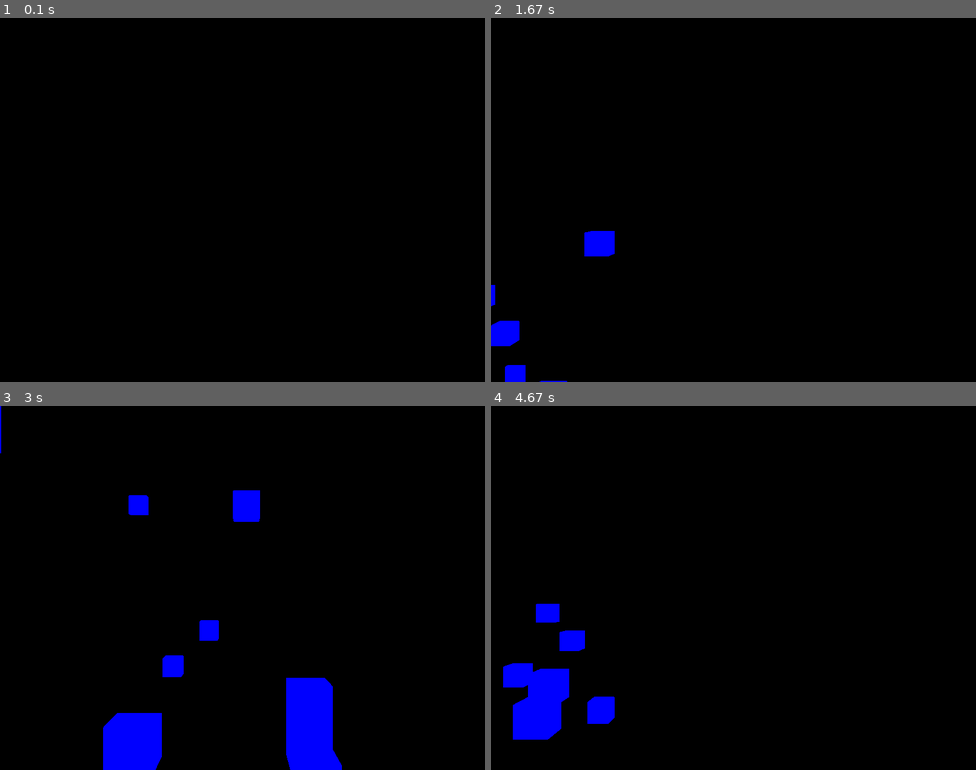
Above: before the commit, frames 1-4 (two rows, left to right).
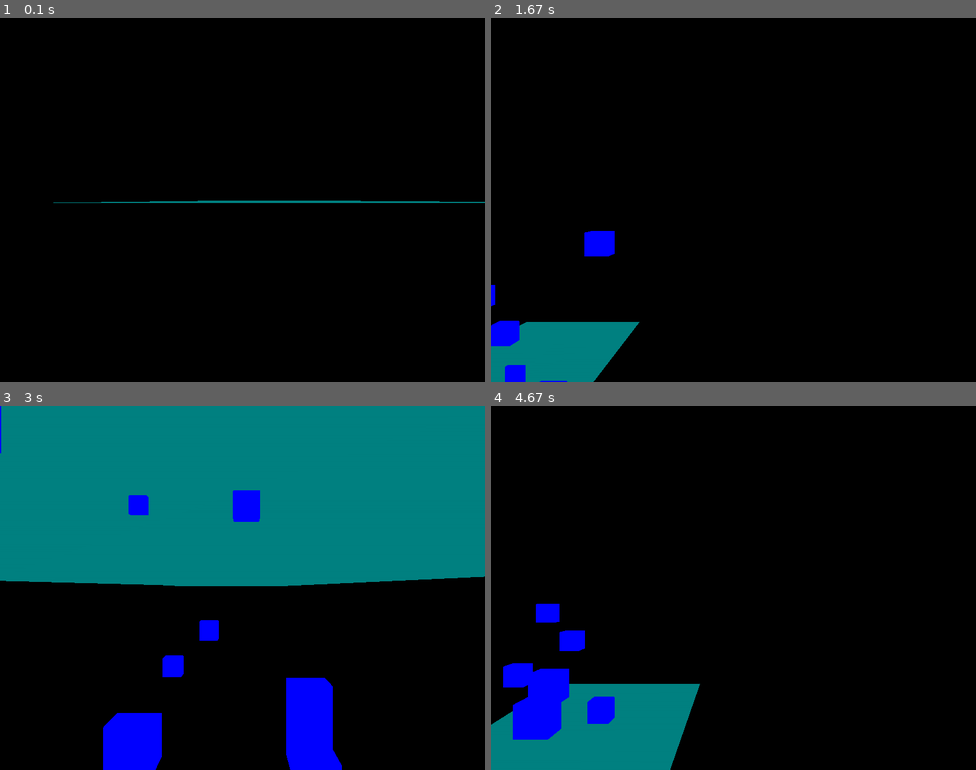
Above: after the commit, the same moments.

Repository: NunoDuarte/python_projects
Game: pygame game, started from openGLgame.py
The game is run twice, just before and just after one commit, with the same random seed, the same clock (stepped at 60 frames per second) and the same inputs.
Inputs:
- Up to frame 1 (0.1 s): no input
- Up to frame 2 (1.67 s): hold Right 0.33-0.8 s; hold Up 0.83-1.3 s; hold Right from 1.33 s (still down)
- Up to frame 3 (3 s): release Right at 1.8 s; hold Left 1.83-2.37 s; hold Down 2.4-2.87 s; hold Left from 2.9 s (still down)
- Up to frame 4 (4.67 s): release Left at 3.37 s; hold Up 3.4-3.87 s; hold Right 3.9-4.53 s; hold Down from 4.57 s (still down)

The runs differ from the first frame. In frame 1, 0.4% of the frame differs, in the area x 11-100%, y 50-51%; in frame 2, 3.7%; in frame 3, 48%, in the area x 0-100%, y 0-50%; in frame 4, 7.1%.

Commit message:
adding a ground to limit our map; next step: make a rule that you cant move behind that ground

Diff:
--- a/openGLgame.py
+++ b/openGLgame.py
@@ -57,6 +57,25 @@
     (1,1,1),
     (0,1,1),
     )
+
+# adding a ground is very similar to adding a cube
+ground_vertices = (
+    (-10, -1.1, 20),
+    (10, -1.1, 20),
+    (-10, -1.1, -300),
+    (10, -1.1, -300),
+    )
+
+# just adding some vertices to make a boundary of some width but infinite length
+def ground():
+    glBegin(GL_QUADS)
+
+    for vertex in ground_vertices:
+        glColor3fv((0,0.5,0.5))
+        glVertex3fv(vertex)
+
+    glEnd()
+
 
 # set vertices for every cube
 def set_vertices(max_distance):
@@ -160,6 +179,8 @@
         glClear(GL_COLOR_BUFFER_BIT|GL_DEPTH_BUFFER_BIT)
         glTranslatef(x_move, y_move,0.5)
 
+        ground()
+
         for each_cube in cube_dict:
             Cube(cube_dict[each_cube])
 
